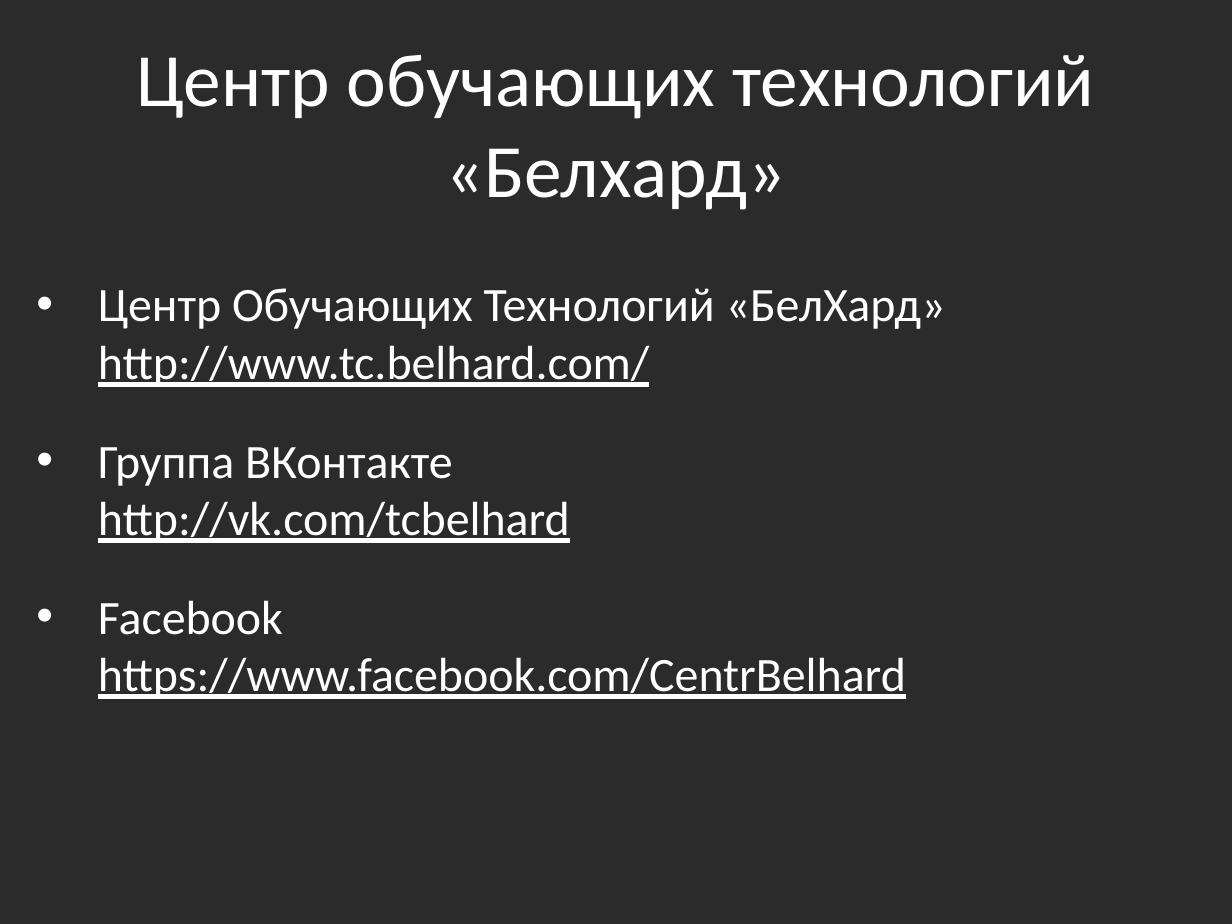
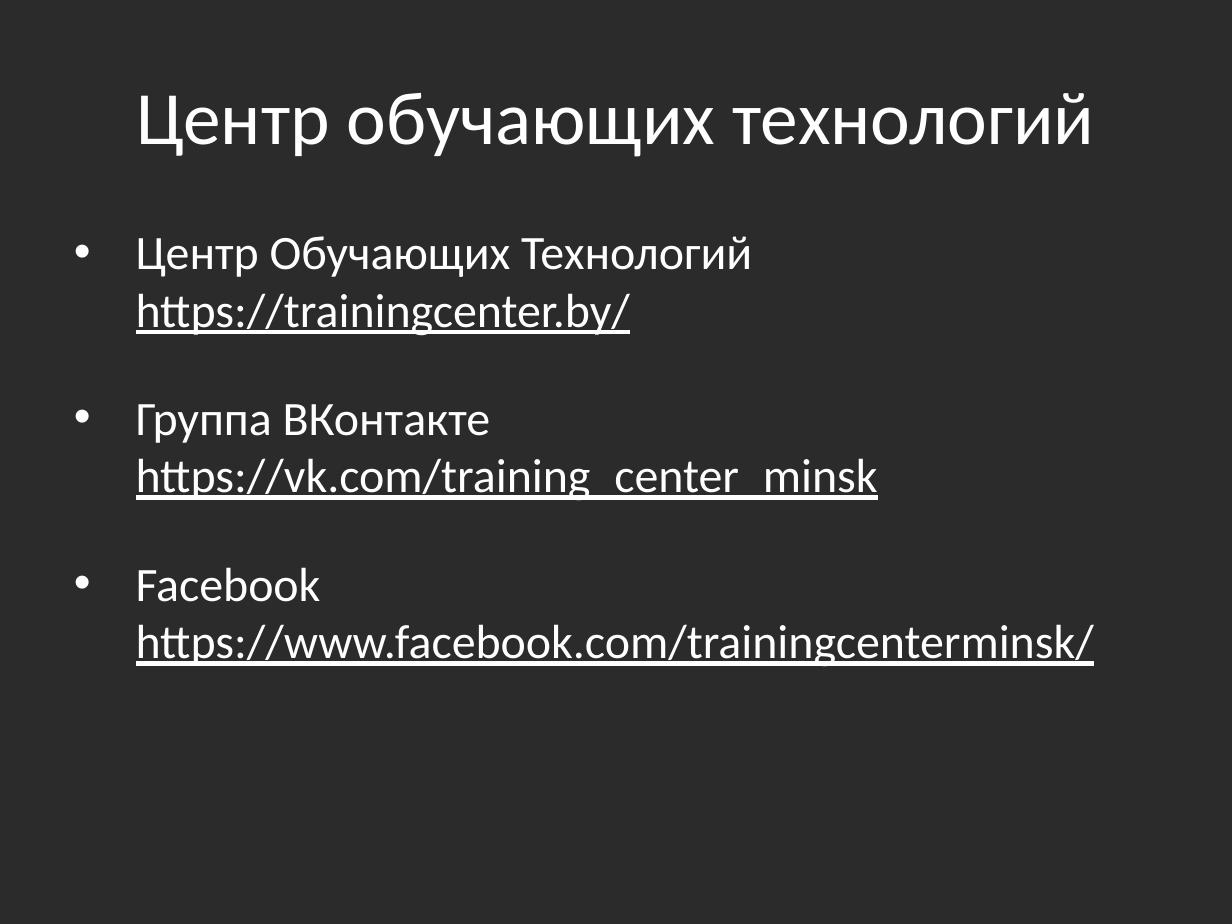
Before and after one commit to bazile/Training, a slide deck: slide 10 of Presentation/intro.pptx. Drawn at 1232x924 pixels with LibreOffice and Linux fonts; fonts in the diff are those of the drawing; background and template pictures are left out; a plain dark background stands for a picture behind light text. Boxes give left, top, right and bottom in pixels: in the first picture for what was removed or moved away, otherwise in the second. Text is boxed around its words. In the diff, an @@ line names an element or a change of style, - is before the commit and + after.

```diff
--- a/Presentation/intro.pptx
+++ b/Presentation/intro.pptx
@@ title "Центр обучающих технологий" at <box>136,93,1094,157</box>: vertical alignment top to middle @@
@@ title at <box>136,93,1094,157</box>: text changed @@
-Центр обучающих технологий «Белхард»
+Центр обучающих технологий
@@ text at <box>136,236,1094,667</box>: text changed @@
-• Центр Обучающих Технологий «БелХард»
-  http://www.tc.belhard.com/
-• Группа ВКонтакте
-  http://vk.com/tcbelhard
-• Facebook
-  https://www.facebook.com/CentrBelhard
+• Центр Обучающих Технологий
+  https://trainingcenter.by/
+• Группа ВКонтакте
+  https://vk.com/training_center_minsk
+• Facebook
+  https://www.facebook.com/trainingcenterminsk/
```
Also in this commit, not shown: 2 other files.
